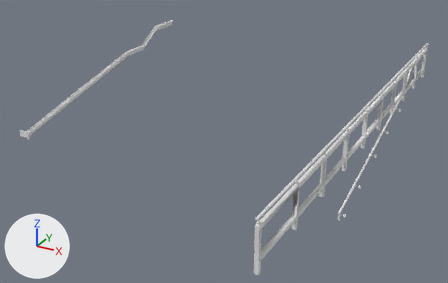
What one commit did to the FBX model Assets/Models/World/Auditoria/Auditoria_Rails.fbx.
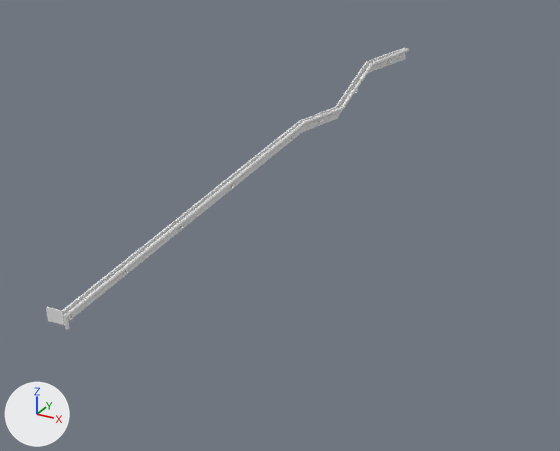
Each version is shown whole from a 50 mm camera at (14.2, -27.6, 16.4) aimed at (-0.4, -1.1, 3.2), then close up on the part from 0% to 53% of the width and 0% to 67% of the height. The lights are fixed; the arrows at lower left show +X, +Y and +Z. Vertices at the same position are counted once.

In view in the first close-up: 'RailSystem'.
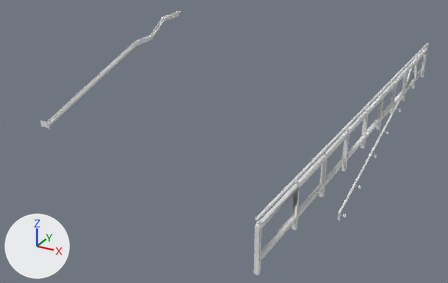
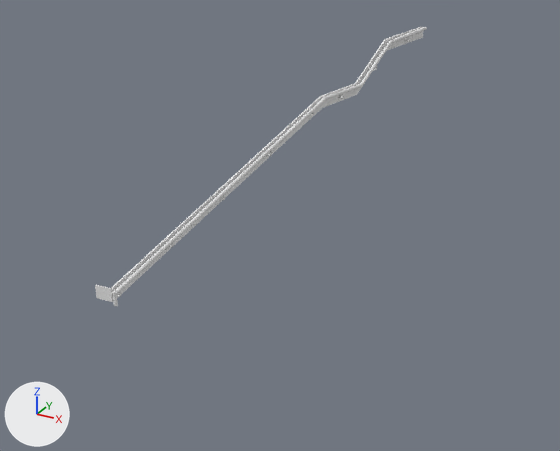
What changed in the scene script:
```text
Change me_cylinder:
    used by ob_railsystem; location = (7.34, -4.95, 2.8)
    remove me_cylinder.from_pydata(...)  # 1814 vertices, 1889 faces; spans x -18.7..0.2, y -8.4..15.0, z -0.2..4.3
    add me_cylinder.from_pydata(...)  # 1814 vertices, 1889 faces; spans x -18.7..0.2, y -8.4..16.0, z -0.2..4.3
    me_cylinder part 1: 64 of the vertices in x -18.3..-18.0, y 9.5..15.0, z 2.2..3.5 are moved by (0.0, 1.0, 0.5)
    me_cylinder part 2: 72 of the vertices in x -18.7..-18.0, y 0.0..0.1, z -0.2..0.2 are moved by (0.0, 1.6, 0.0)
```

Where the change shows, as pixel boxes (x1, y1, x2, y2) in the close-ups (560 x 451 px; the box of a moved part takes in the faces that stretch with it):
'RailSystem', reshaped (9% narrower): before (46, 48, 409, 330); after (95, 27, 427, 306)
part 1 of me_cylinder, moved or reshaped: before (62, 48, 409, 319); after (111, 27, 427, 298)
part 2 of me_cylinder, moved or reshaped: before (46, 307, 70, 330); after (95, 285, 119, 306)
